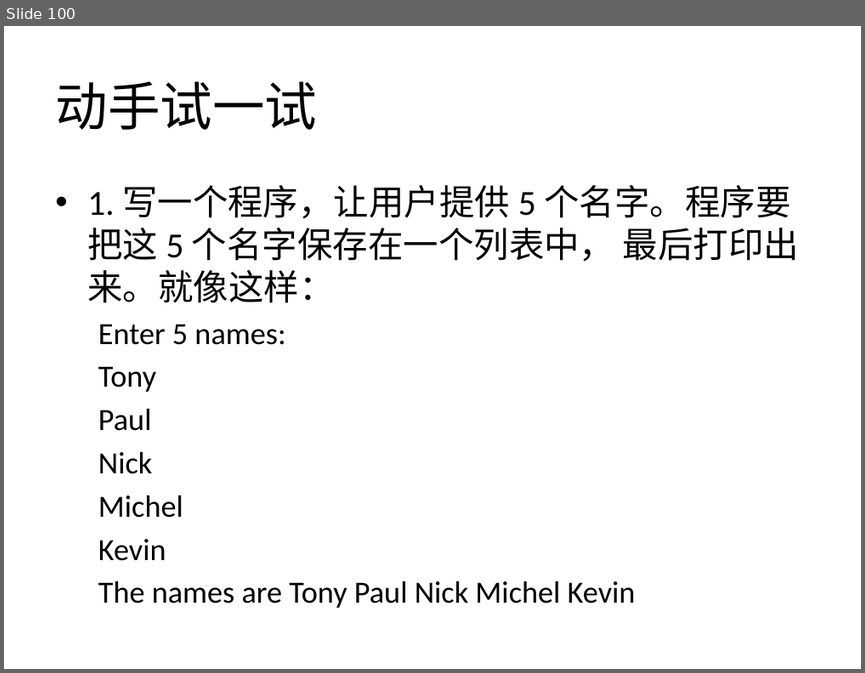
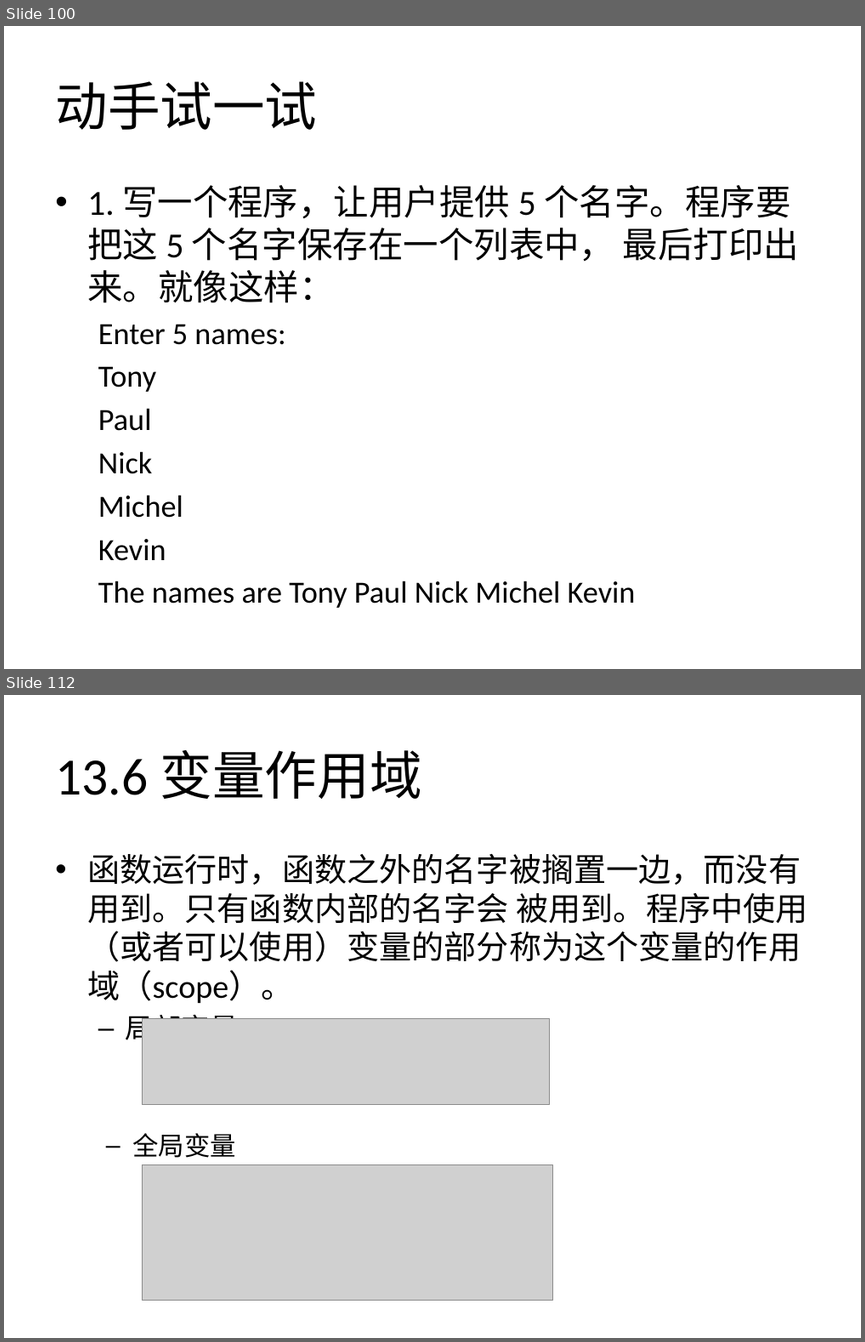
Before and after one commit to zhinan18/Python3, a slide deck: readme/Python3.pptx. Shown one above the other, each under a label of ours: slide 100 before the commit, slides 100 and 112 after it; the slides between them are not shown. The pictures are 865x673 and 865x1342 pixels, drawn with LibreOffice and Linux fonts; fonts in the diff are those of the drawing; grey boxes stand for pictures. Boxes give left, top, right and bottom in pixels: in the first picture for what was removed or moved away, otherwise in the second. Text is boxed around its words. In the diff, an @@ line names an element or a change of style, - is before the commit and + after.

```diff
--- a/readme/Python3.pptx
+++ b/readme/Python3.pptx
@@ slide 112 added at [4, 695, 861, 1338], background #FFFFFF @@
@@ title added at [55, 750, 422, 799], 44 pt, text #000000 @@
+13.6 变量作用域
@@ text added at [87, 854, 808, 1046], 27.2 pt, text #000000 @@
+• 函数运行时，函数之外的名字被搁置一边，而没有用到。只有函数内部的名字会 被用到。程序中使用（或者可以使用）变量的部分称为这个变量的作用域（scope）。
+  – 局部变量
@@ picture added at [142, 1018, 549, 1104] @@
@@ text added at [132, 1133, 236, 1157], 21.7 pt, text #000000 @@
+  – 全局变量
@@ picture added at [142, 1164, 552, 1299] @@
```
Also in this commit, not shown: 15 other slides added, 11 other files.
